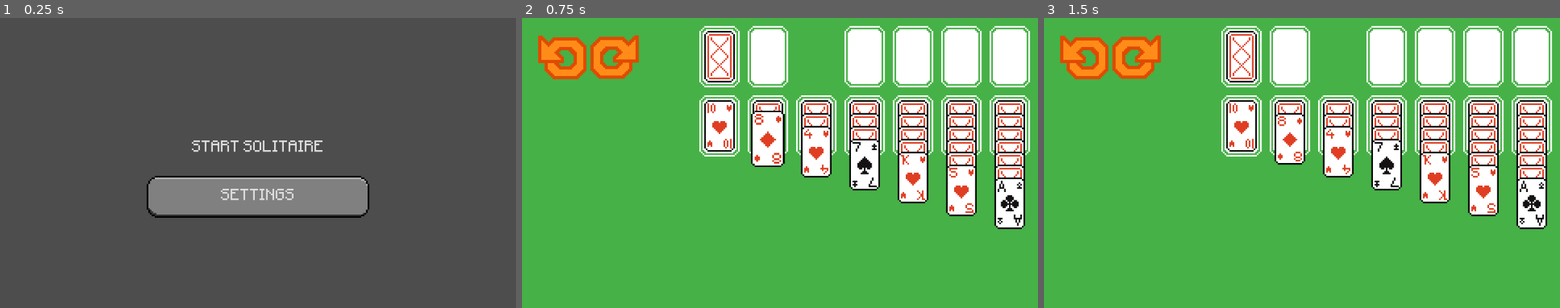
Above: before the commit, frames 1-3 (left to right).
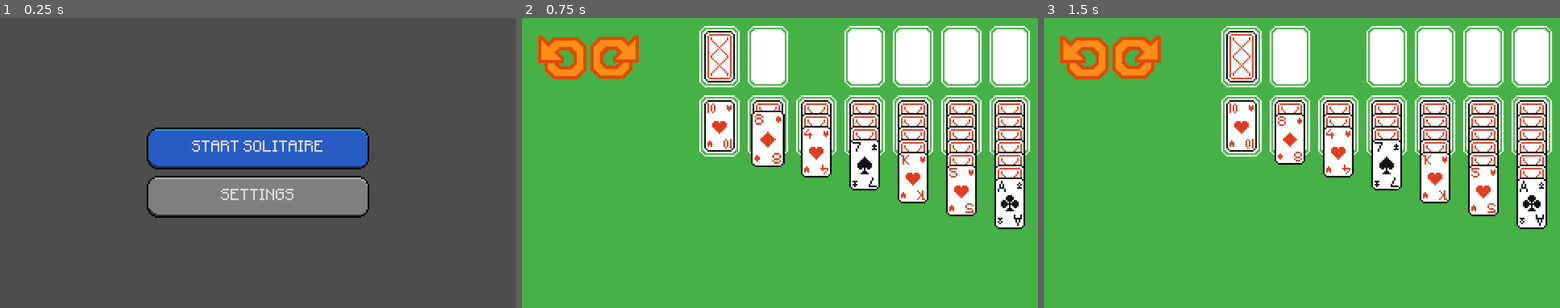
Above: after the commit, the same moments.

Repository: VortexAI-beta/solitaire
Game: Godot game, scene res://main.tscn
The game is run twice, just before and just after one commit, with the same random seed, the same clock (stepped at 60 frames per second) and the same inputs.
Inputs (mouse positions are in pixels of both pictures, inside the frame that each line leads up to):
- Up to frame 1 (0.25 s): no input
- Up to frame 2 (0.75 s): click "START SOLITAIRE" at 0.5 s
- Up to frame 3 (1.5 s): click (1085, 55) at 1.25 s

The runs differ from the first frame. In frame 1, 5.9% of the frame differs, in the area x 28-72%, y 37-53%; in frame 2, nothing differs; in frame 3, nothing differs.

Commit message:
fixed issue where textures was not set for styleboxes of colored buttons

Diff:
--- a/button_theme.tres
+++ b/button_theme.tres
@@ -28,6 +28,7 @@
 region_rect = Rect2(96, 64, 32, 32)
 
 [sub_resource type="StyleBoxTexture" id="StyleBoxTexture_2kni4"]
+texture = ExtResource("1_jjpe7")
 texture_margin_left = 6.0
 texture_margin_top = 6.0
 texture_margin_right = 6.0
@@ -35,6 +36,7 @@
 region_rect = Rect2(32, 32, 32, 32)
 
 [sub_resource type="StyleBoxTexture" id="StyleBoxTexture_k2yff"]
+texture = ExtResource("1_jjpe7")
 texture_margin_left = 6.0
 texture_margin_top = 6.0
 texture_margin_right = 6.0
@@ -42,6 +44,7 @@
 region_rect = Rect2(32, 0, 32, 32)
 
 [sub_resource type="StyleBoxTexture" id="StyleBoxTexture_x6ffq"]
+texture = ExtResource("1_jjpe7")
 texture_margin_left = 6.0
 texture_margin_top = 6.0
 texture_margin_right = 6.0
@@ -49,6 +52,7 @@
 region_rect = Rect2(32, 64, 32, 32)
 
 [sub_resource type="StyleBoxTexture" id="StyleBoxTexture_58ebi"]
+texture = ExtResource("1_jjpe7")
 texture_margin_left = 6.0
 texture_margin_top = 6.0
 texture_margin_right = 6.0
@@ -56,6 +60,7 @@
 region_rect = Rect2(64, 32, 32, 32)
 
 [sub_resource type="StyleBoxTexture" id="StyleBoxTexture_1y3w0"]
+texture = ExtResource("1_jjpe7")
 texture_margin_left = 6.0
 texture_margin_top = 6.0
 texture_margin_right = 6.0
@@ -63,6 +68,7 @@
 region_rect = Rect2(64, 0, 32, 32)
 
 [sub_resource type="StyleBoxTexture" id="StyleBoxTexture_q4ter"]
+texture = ExtResource("1_jjpe7")
 texture_margin_left = 6.0
 texture_margin_top = 6.0
 texture_margin_right = 6.0
@@ -70,6 +76,7 @@
 region_rect = Rect2(64, 64, 32, 32)
 
 [sub_resource type="StyleBoxTexture" id="StyleBoxTexture_22sbv"]
+texture = ExtResource("1_jjpe7")
 texture_margin_left = 6.0
 texture_margin_top = 6.0
 texture_margin_right = 6.0
@@ -77,6 +84,7 @@
 region_rect = Rect2(0, 32, 32, 32)
 
 [sub_resource type="StyleBoxTexture" id="StyleBoxTexture_jjpe7"]
+texture = ExtResource("1_jjpe7")
 texture_margin_left = 6.0
 texture_margin_top = 6.0
 texture_margin_right = 6.0
@@ -84,6 +92,7 @@
 region_rect = Rect2(0, 0, 32, 32)
 
 [sub_resource type="StyleBoxTexture" id="StyleBoxTexture_5r51a"]
+texture = ExtResource("1_jjpe7")
 texture_margin_left = 6.0
 texture_margin_top = 6.0
 texture_margin_right = 6.0
